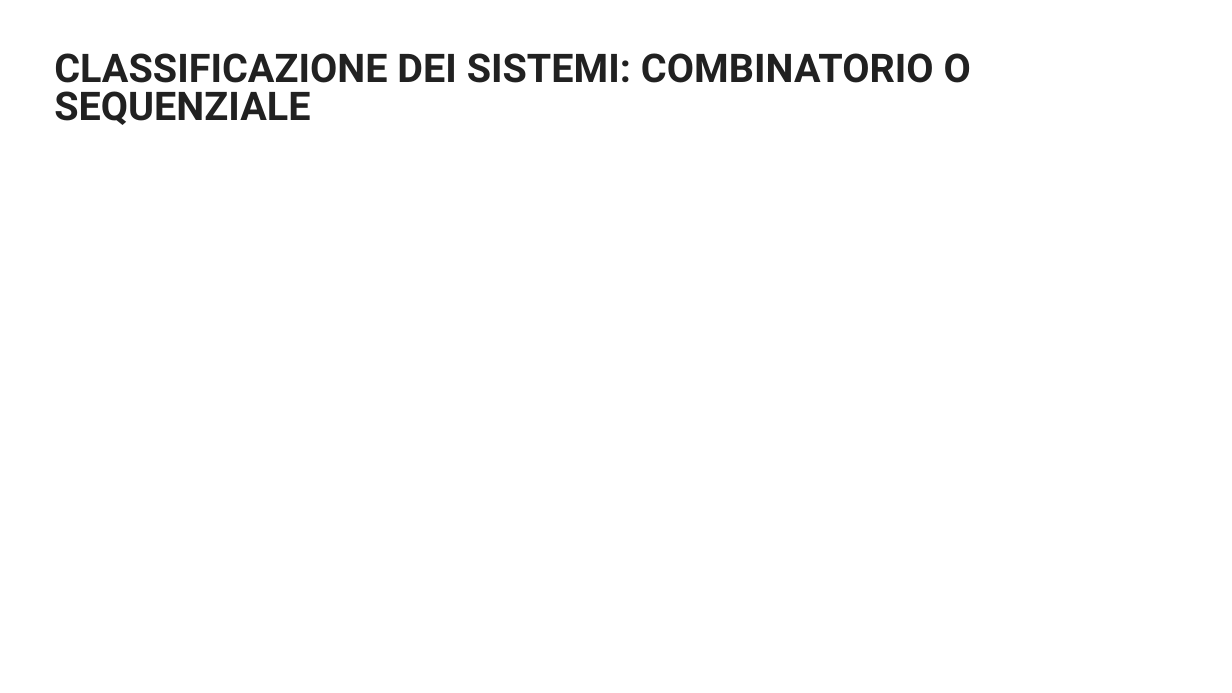
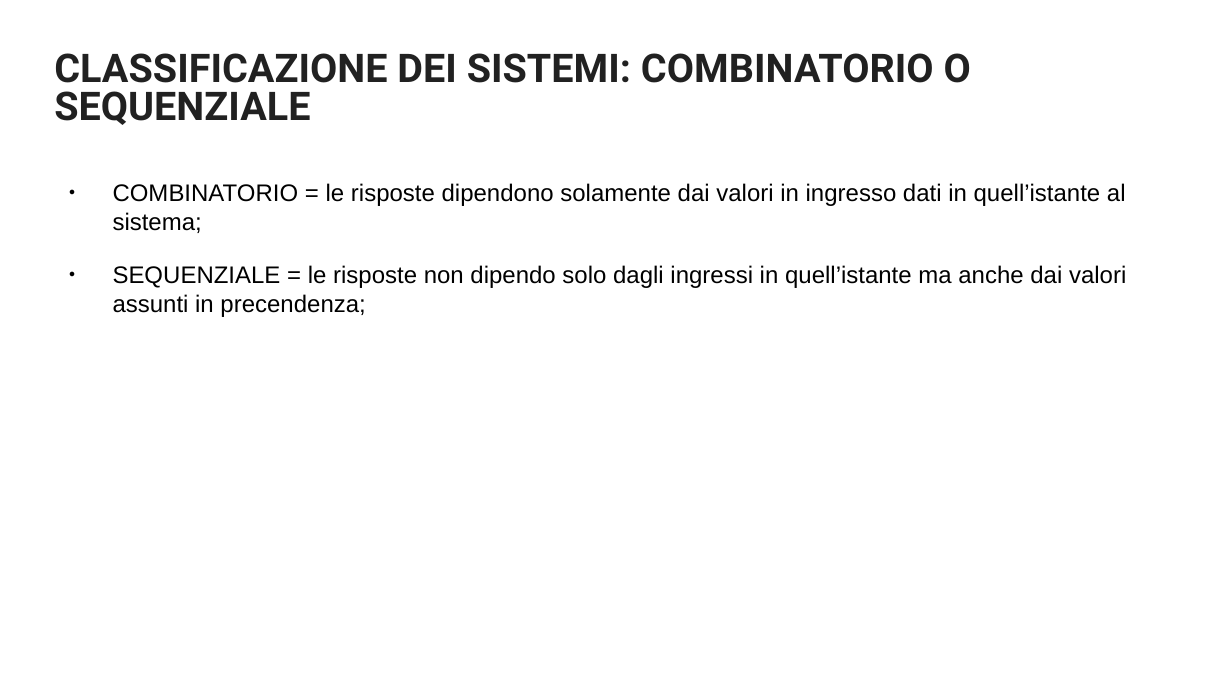
Before and after one commit to paolo-05/scuola, a slide deck: slide 11 of Sistemi/Modulo 1/I SISTEMI - Introduzione.odp. Drawn at 1232x693 pixels with LibreOffice and Linux fonts; fonts in the diff are those of the drawing. Boxes give left, top, right and bottom in pixels: in the first picture for what was removed or moved away, otherwise in the second. Text is boxed around its words. In the diff, an @@ line names an element or a change of style, - is before the commit and + after.

```diff
--- a/Sistemi/Modulo 1/I SISTEMI - Introduzione.odp
+++ b/Sistemi/Modulo 1/I SISTEMI - Introduzione.odp
@@ text added at bbox=[113, 183, 1126, 317], 14 pt, text #000000 @@
+● COMBINATORIO = le risposte dipendono solamente dai valori in ingresso dati in quell’istante al sistema;
+● SEQUENZIALE = le risposte non dipendo solo dagli ingressi in quell’istante ma anche dai valori assunti in precendenza;
```
Also in this commit, not shown: 4 other slides changed, 2 other files.
